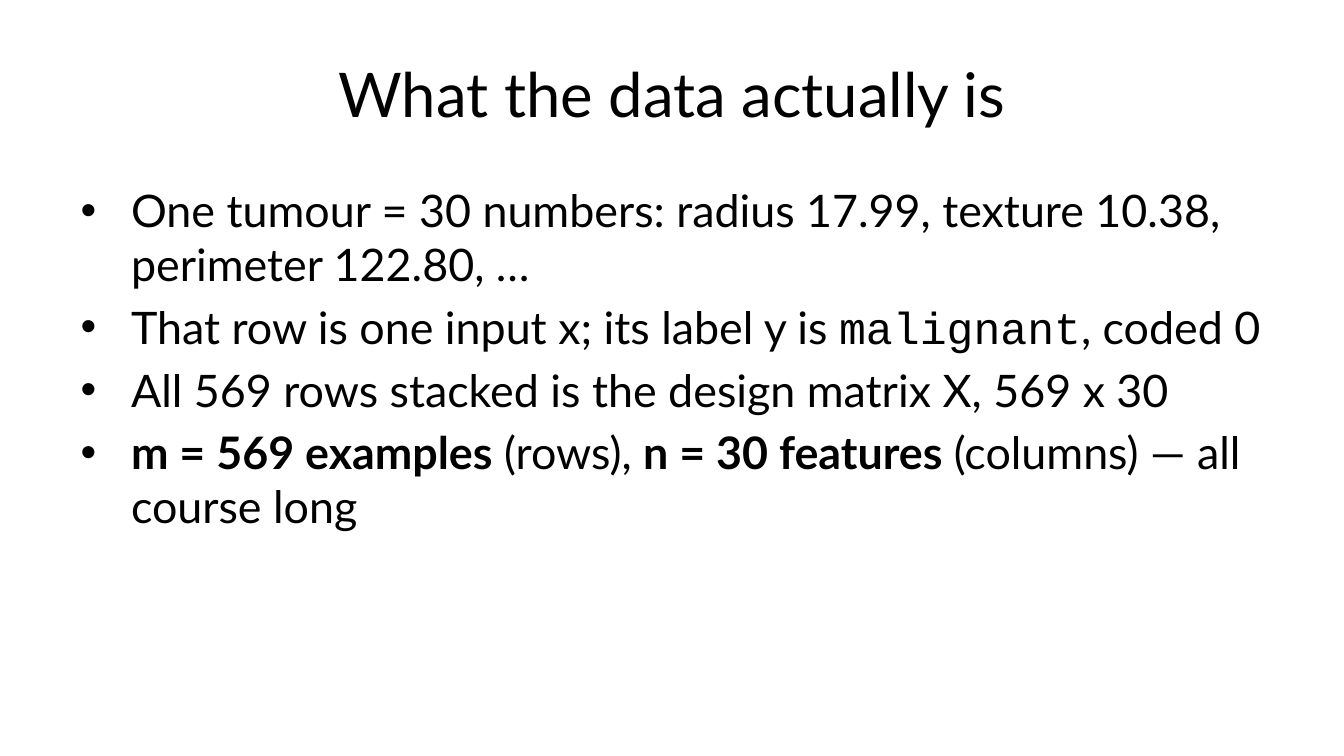
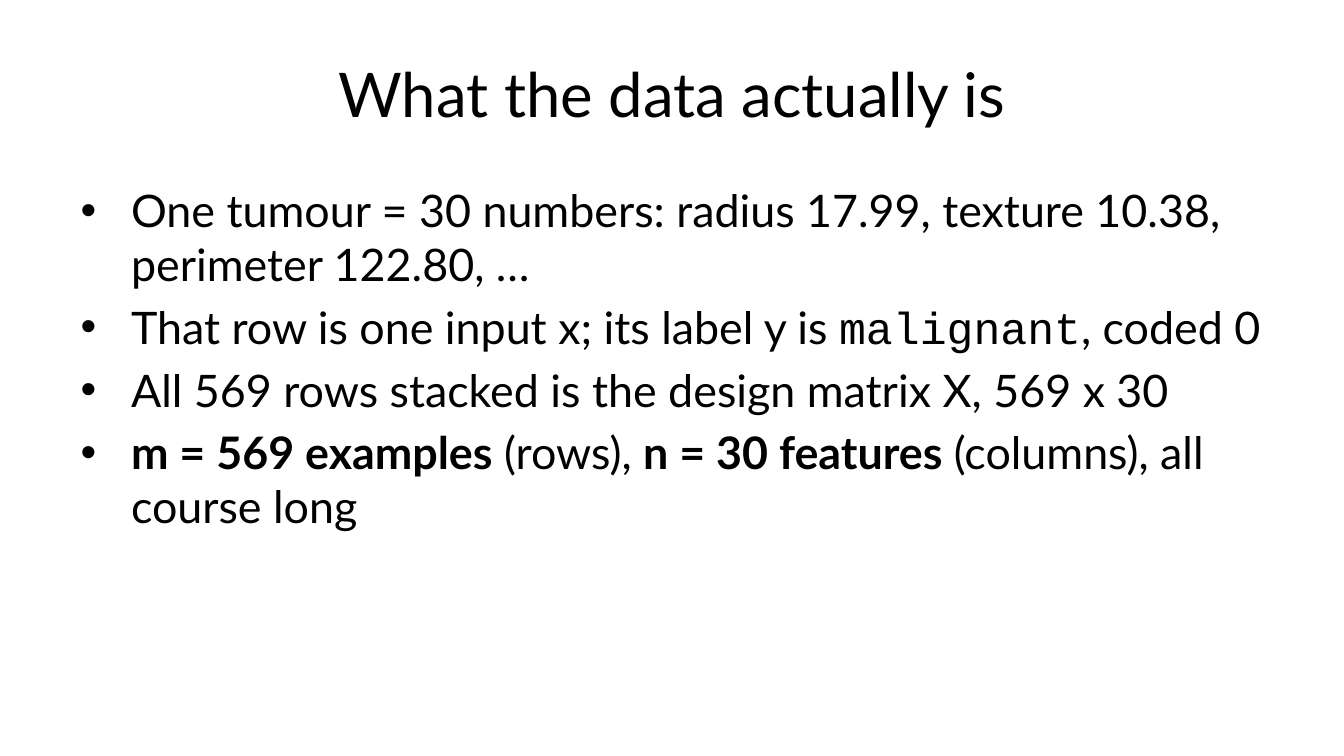
Before and after one commit to fabioantonini/technologies-for-artificial-intelligence, a slide deck: slide 13 of Lessons/01_introduction_and_workflow/Slides/introduction_and_workflow_slides.pptx. Drawn at 1344x756 pixels with LibreOffice and Linux fonts; fonts in the diff are those of the drawing; background and template pictures are left out. Boxes give left, top, right and bottom in pixels: in the first picture for what was removed or moved away, otherwise in the second. Text is boxed around its words. In the diff, an @@ line names an element or a change of style, - is before the commit and + after.

```diff
--- a/Lessons/01_introduction_and_workflow/Slides/introduction_and_workflow_slides.pptx
+++ b/Lessons/01_introduction_and_workflow/Slides/introduction_and_workflow_slides.pptx
@@ text at [131, 434, 1203, 532]: text changed @@
-• m = 569 examples (rows), n = 30 features (columns) — all course long
+• m = 569 examples (rows), n = 30 features (columns), all course long
```
Also in this commit, not shown: 2 other slides changed, 5 other files.
